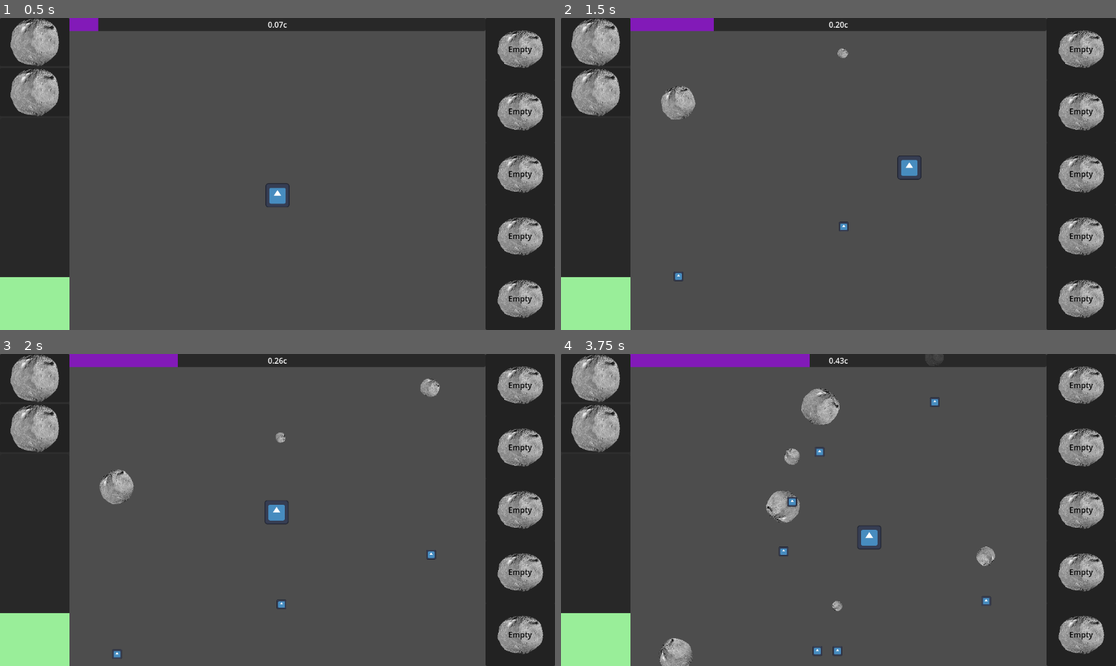
Above: before the commit, frames 1-4 (two rows, left to right).
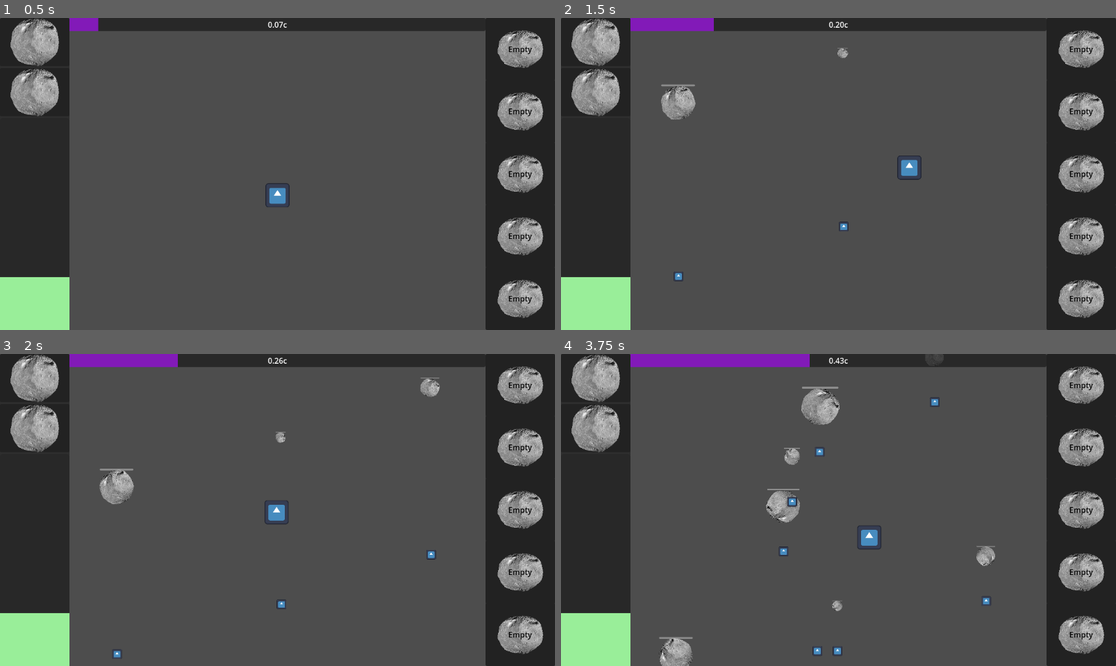
Above: after the commit, the same moments.

Repository: DigitsCodeCompendium/game.MJ198
Game: Godot game, scene res://scenes/game.tscn
Two runs of this game, one before a commit and one after it. Both use one fixed random seed, a clock stepped at 60 frames per second and the inputs below. The engine's default icon, where the game draws it, is replaced by a stand-in: a white triangle on a blue panel in a dark square.
Inputs (mouse positions are in pixels of both pictures, inside the frame that each line leads up to):
- Up to frame 1 (0.5 s): no input
- Up to frame 2 (1.5 s): move the mouse to (960, 158) at 0.52 s; hold ` (discard_module_pending) 0.53-1.28 s; move the mouse to (727, 189) at 1.27 s; tap N (discard_weapon) at 1.35 s
- Up to frame 3 (2 s): no input
- Up to frame 4 (3.75 s): move the mouse to (894, 441) at 2.02 s; tap A (power_down_module_1) at 2.1 s; move the mouse to (810, 572) at 2.77 s; tap S (power_down_module_2) at 2.85 s; move the mouse to (1005, 556) at 3.52 s; tap D (power_down_module_3) at 3.6 s

Frame 1 is identical in both runs. In frame 2, less than 0.1% of the frame differs, in the area x 18-52%, y 9-24%; in frame 3, less than 0.1%; in frame 4, 0.2%, in the area x 17-79%, y 10-99%.

Commit message:
Add health bars to asteroids

Diff:
--- a/scenes/enemies/asteroid.gd
+++ b/scenes/enemies/asteroid.gd
@@ -21,7 +21,7 @@
 # Called every frame. 'delta' is the elapsed time since the previous frame.
 func _process(delta: float) -> void:
 	position += velocity * delta
-	rotation += ang_velocity * delta
+	$AnimatedSprite2D.rotation += ang_velocity * delta
 
 func _on_leave_screen():
 	self.queue_free()
--- a/scenes/enemies/asteroid.tscn
+++ b/scenes/enemies/asteroid.tscn
@@ -36,5 +36,16 @@
 script = ExtResource("3_08eb2")
 drop_table = ExtResource("4_2h6hj")
 
-[node name="Health" type="Node" parent="."]
+[node name="Health" type="Node" parent="." node_paths=PackedStringArray("health_bar")]
 script = ExtResource("5_j2n00")
+health_bar = NodePath("../ProgressBar")
+
+[node name="ProgressBar" type="ProgressBar" parent="."]
+offset_left = -9.999999
+offset_top = -10.999999
+offset_right = 189.99998
+offset_bottom = -1.0000143
+scale = Vector2(0.1, 0.1)
+max_value = 1.0
+value = 1.0
+show_percentage = false
--- a/scenes/enemies/asteroid_with_gun.tscn
+++ b/scenes/enemies/asteroid_with_gun.tscn
@@ -39,8 +39,19 @@
 script = ExtResource("3_oum58")
 drop_table = ExtResource("4_mgijr")
 
-[node name="Health" type="Node" parent="."]
+[node name="Health" type="Node" parent="." node_paths=PackedStringArray("health_bar")]
 script = ExtResource("5_yhr8k")
+health_bar = NodePath("../ProgressBar")
+
+[node name="ProgressBar" type="ProgressBar" parent="."]
+offset_left = -9.999999
+offset_top = -10.999999
+offset_right = 189.99998
+offset_bottom = -1.0000143
+scale = Vector2(0.1, 0.1)
+max_value = 1.0
+value = 1.0
+show_percentage = false
 
 [node name="Systems" type="Node" parent="."]
 
--- a/scenes/enemies/enemy_health.gd
+++ b/scenes/enemies/enemy_health.gd
@@ -1,5 +1,7 @@
 extends Node
 class_name EnemyHealth
+
+@export var health_bar: ProgressBar
 
 @export var max_health: float = 10
 var health
@@ -8,12 +10,18 @@
 
 func _ready():
 	health = max_health
+	_update_health_bar()
+
+func _update_health_bar():
+	if health_bar != null:
+		health_bar.value = health / max_health
 
 func reset_health():
 	health = max_health
+	_update_health_bar()
 
 func damage(amount: float):
 	health -= amount
-	print("Health %.2f/%.2f" % [health, max_health])
+	_update_health_bar()
 	if health <= 0:
 		health_depleted.emit()
